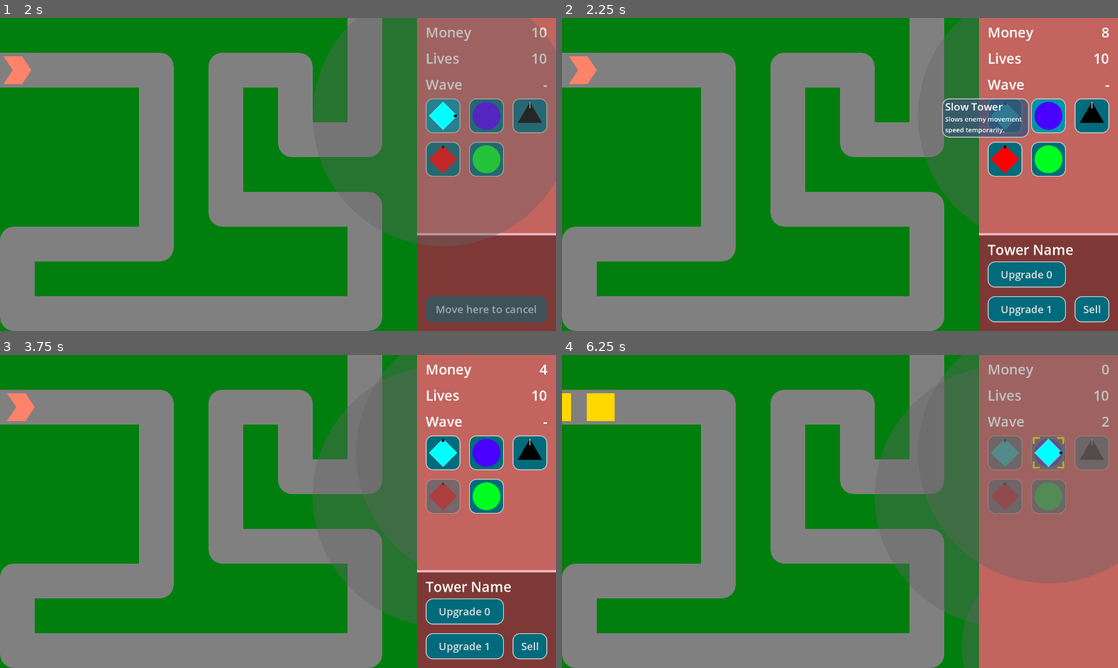
Above: before the commit, frames 1-4 (two rows, left to right).
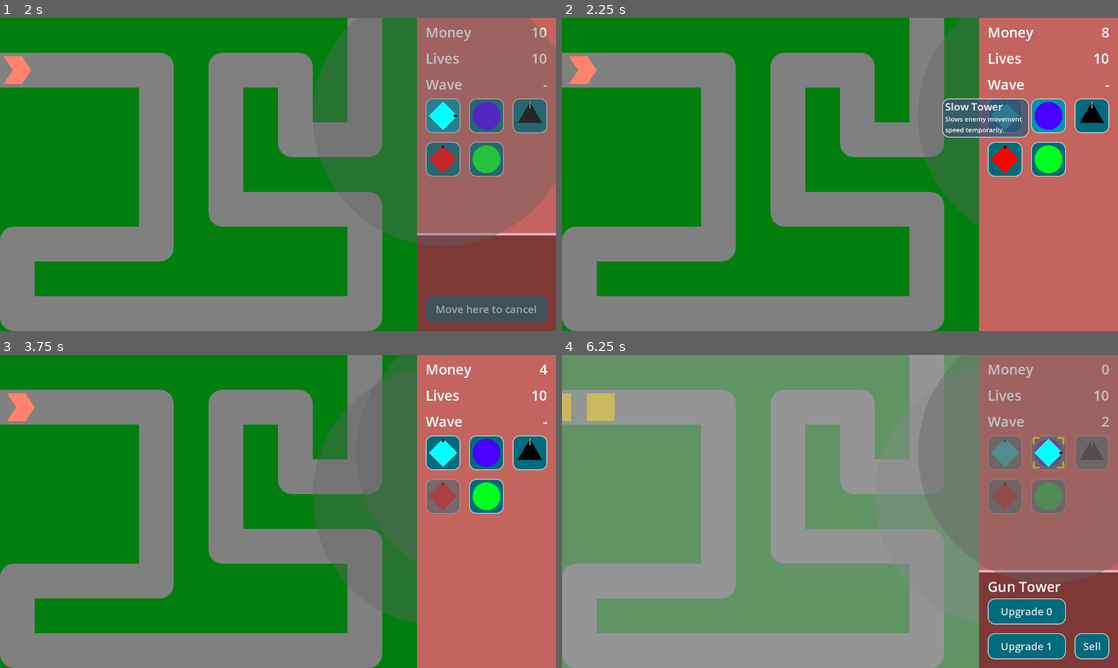
Above: after the commit, the same moments.

Repository: phrasmotica/godot-tower-defence
Game: Godot game, scene res://scenes/game.tscn
The game is run twice, just before and just after one commit, with the same random seed, the same clock (stepped at 60 frames per second) and the same inputs.
Inputs (mouse positions are in pixels of both pictures, inside the frame that each line leads up to):
- Up to frame 1 (2 s): click "Play path 0" at 0.5 s; click (444, 115) at 1.25 s
- Up to frame 2 (2.25 s): click (1051, 115) at 2 s
- Up to frame 3 (3.75 s): click (528, 452) at 2.75 s; click (444, 495) at 3.5 s
- Up to frame 4 (6.25 s): click (1051, 495) at 4.25 s; click "Move here to cancel" at 5 s; tap Enter (ui_accept) at 5.75, 6.02 s; move the mouse to (1051, 452) at 5.77 s; hold Shift (fast_forward) from 5.78 s (still down); tap . (next_tower) at 5.85 s; click (1051, 452) at 5.92 s

Frame 1 is identical in both runs. In frame 2, 7.8% of the frame differs, in the area x 75-100%, y 68-100%; in frame 3, 7.8%; in frame 4, 55%, in the area x 0-100%, y 0-100%.

Commit message:
Further improve tower UI animation logic. Don't do show animation when changing the placing tower

Diff:
--- a/scripts/game_ui.gd
+++ b/scripts/game_ui.gd
@@ -29,7 +29,6 @@
 var animation_player: AnimationPlayer
 
 signal tower_placing(tower: Tower)
-signal tower_placing_cancelled
 signal tower_placed(tower: Tower)
 
 signal tower_selected(tower: Tower)
@@ -66,6 +65,8 @@
 
 	if Input.is_action_just_pressed("ui_cancel"):
 		if placing_tower:
+			placing_tower.queue_free()
+
 			animate_hide_ui()
 		else:
 			deselect_tower.emit()
@@ -86,8 +87,11 @@
 		print("Already placing tower with ID " + str(new_id))
 		return
 
+	var show_animation := true
+
 	if placing_tower:
-		cancel_tower_creation()
+		placing_tower.queue_free()
+		show_animation = false
 
 	placing_tower = tower_scene.instantiate()
 	current_tower_scene_id = new_id
@@ -104,7 +108,8 @@
 	placing_tower.set_placing()
 	placing_tower.hide()
 
-	animate_show_ui()
+	if show_animation:
+		animate_show_ui()
 
 	tower_placing.emit(placing_tower)
 
@@ -122,7 +127,7 @@
 
 	tower_placed.emit(tower)
 
-	stop_tower_creation()
+	animate_hide_ui()
 
 func _on_placing_tower_selected(tower: Tower):
 	print("Selected " + tower.name)
@@ -135,15 +140,6 @@
 	tower_ui.set_upgrade_levels(tower)
 
 	tower_upgrade_finish.emit(tower, next_level)
-
-func cancel_tower_creation():
-	print("Cancelling tower creation")
-
-	placing_tower.queue_free()
-	placing_tower = null
-	current_tower_scene_id = 0
-
-	tower_placing_cancelled.emit()
 
 func _on_start_game_start(_path_index: int):
 	print("Enabling game UI process")
@@ -213,14 +209,14 @@
 
 	tower_ui.hide_ui()
 
+	stop_tower_creation()
+
+	game_tint.hide()
+
+func _on_tower_ui_cancel_tower():
 	if placing_tower:
 		placing_tower.queue_free()
 
-	stop_tower_creation()
-
-	game_tint.hide()
-
-func _on_tower_ui_cancel_tower():
 	animate_hide_ui()
 
 func _on_tower_ui_upgrade_tower(index: int):
